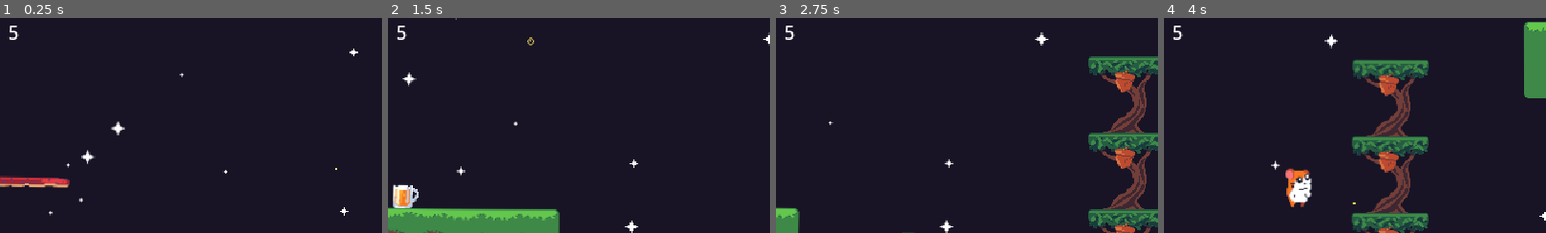
Above: before the commit, frames 1-4 (left to right).
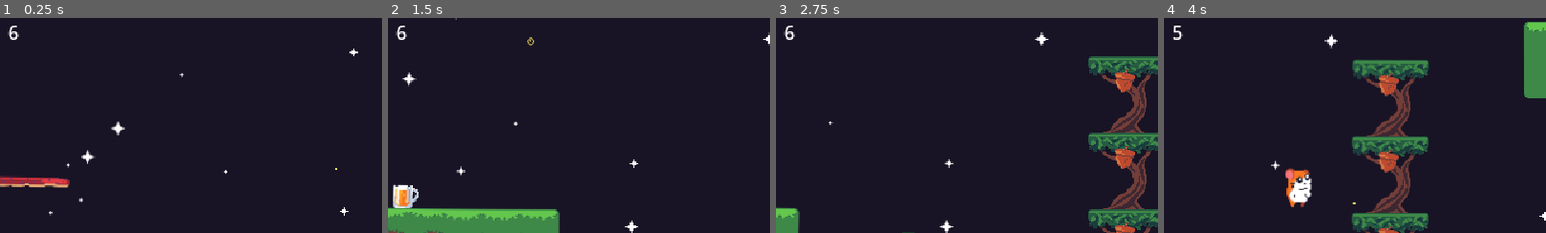
Above: after the commit, the same moments.

Repository: Codex112008/GMTK-2025-Game-Jam
Game: Godot game, scene res://Scenes/Game.tscn
Same seed, same stepped clock (60 frames per second), same inputs: the game is played once before the commit and once after it.
Inputs:
- Up to frame 1 (0.25 s): no input
- Up to frame 2 (1.5 s): hold D (right) from 0.53 s (still down); tap Space (jump) at 0.77 s
- Up to frame 3 (2.75 s): tap Space (jump) at 1.52 s; release D (right) at 2.03 s; hold A (left) from 2.03 s (still down)
- Up to frame 4 (4 s): release A (left) at 2.78 s; hold D (right) from 2.78 s (still down); tap Space (jump) at 3.02, 3.77 s
The pictures show only the part of the screen within x 6-56%, y 2-52%; the shares and areas given below are measured in that part.

The runs differ from the first frame. In frame 1, less than 0.1% of the frame differs, in the area x 2-5%, y 3-11%; in frame 2, less than 0.1%; in frame 3, less than 0.1%; in frame 4, nothing differs.

Commit message:
Redid health system to be loopier

Diff:
--- a/Scripts/Beer.gd
+++ b/Scripts/Beer.gd
@@ -11,8 +11,11 @@
 func _on_body_entered(body):
 	var player : PlayerController = body as PlayerController
 	if player != null:
-		player.beer_collected += 1
 		player.curve_shader_strength += beer_strength
 		player.camera.offset += Vector2.UP * camera_offset_amount
+		player.max_health -= 1
+		if player.current_health > player.max_health:
+			player.current_health = player.max_health
+			player.health_ui_text.text = str(player.current_health)
 		player.start_rewind()
 		queue_free()
--- a/Scripts/PlayerController.gd
+++ b/Scripts/PlayerController.gd
@@ -15,9 +15,6 @@
 @export var curve_speed : float = 5.0
 var curve_shader_strength : float = 1
 
-@export var beer_needed : int = 6
-var beer_collected : int = 0
-
 var rewinding : bool = false
 @export var rewindAcceleration : float = 10
 var starting_point : Vector2
@@ -27,7 +24,8 @@
 var dir : int
 
 @export var flash_color : Color
-@export var max_health : int = 5
+@export var starting_max_health : int = 6
+var max_health : int
 var current_health : int
 
 @export_group("References")
@@ -60,20 +58,22 @@
 
 	starting_point = position
 
+	max_health = starting_max_health
 	current_health = max_health
+	health_ui_text.text = str(current_health)
 
 func _process(delta : float) -> void:
 	var shader_material : ShaderMaterial = curve_effect_rect.material as ShaderMaterial
 	if shader_material != null:
 		shader_material.set_shader_parameter("distortion_strength", max(0, lerpf(shader_material.get_shader_parameter("distortion_strength"), curve_shader_strength, curve_speed * delta)))
 
-	if beer_collected >= 6:
+	if max_health <= 0:
 		pass_out()
 
 	# drunk particles
-	if drunk_particles.amount != 1 + beer_collected:
-		drunk_particles.amount = 1 + beer_collected
-		drunk_particles.speed_scale = 0.5 + (0.5 * beer_collected)
+	if drunk_particles.amount != 1 + starting_max_health - max_health:
+		drunk_particles.amount = 1 + starting_max_health - max_health
+		drunk_particles.speed_scale = 0.5 + (0.5 * (starting_max_health - max_health))
 
 func _physics_process(delta : float) -> void:
 	# Add the gravity.
@@ -167,6 +167,8 @@
 	if i_frame_timer.time_left != 0:
 		animation_player.play("damage_flash")
 
+
+
 	move_and_slide()
 
 	# Gets nuts from trees
Not shown, changed: export_presets.cfg
